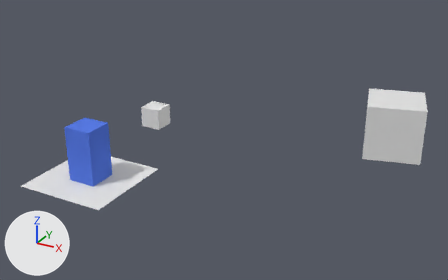
Before and after pictures for a commit that changed the Blender file Lib_Player.blend.
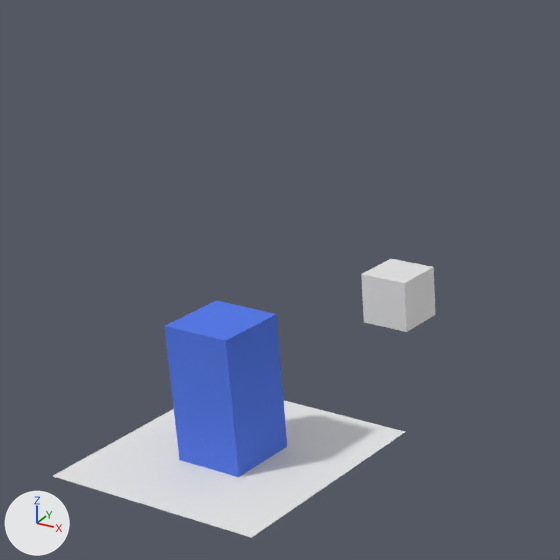
Each version appears first whole from a camera (50 mm lens) standing at (13.05, -14.37, 9.74) and looking at (3.62, 2.77, 1.17), and next in a close-up on the part from 0% to 49% of the width and 0% to 78% of the height. Lighting does not change. The marker at lower left points along +X, +Y and +Z.

The first close-up shows 'mira', 'player', 'shadowPlayer'.
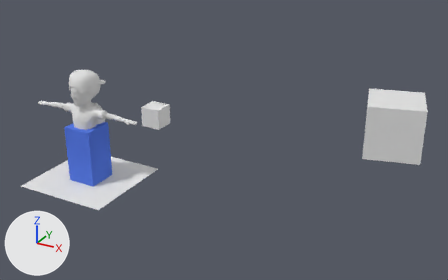
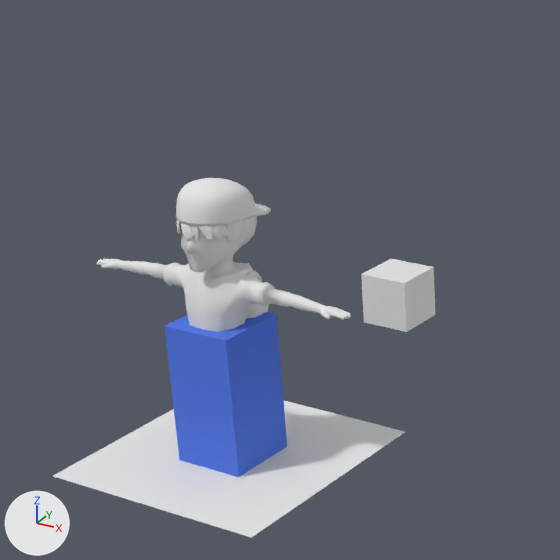
Commit message: Add model Character player

Patch to the scene script:
```diff
--- a/Lib_Player.blend.py
+++ b/Lib_Player.blend.py
@@ mat_hear @@
+mat_hear = diffuse_material('Hear')
+mat_hear.base_color = (0.8, 0.8, 0.8)  # white #e7e7e7
@@ mat_bodycharacter @@
+mat_bodycharacter = diffuse_material('BodyCharacter')
+mat_bodycharacter.base_color = (0.8, 0.8, 0.8)  # white #e7e7e7
@@ mat_cap @@
+mat_cap = diffuse_material('Cap')
+mat_cap.base_color = (0.8, 0.8, 0.8)  # white #e7e7e7
@@ me_cube_006_1 @@
+me_cube_006_1.from_pydata(...)  # 1964 vertices, 1808 faces; spans x -0.81..0.81, y -0.2..0.33, z 0.0..1.53
+me_cube_006_1.polygons.foreach_set('use_smooth', [True] * 1808)
+# faces by material slot: [1416, 140, 252]
+me_cube_006_1.materials.append(mat_bodycharacter)  # white #e7e7e7
+me_cube_006_1.materials.append(mat_cap)  # white #e7e7e7
+me_cube_006_1.materials.append(mat_hear)  # white #e7e7e7
@@ ob_player_1 @@
+ob_player_1 = bpy.data.objects.new('Player', me_cube_006_1)
+ob_player_1.location = (0.0, 0.0, 0.0)
+ob_player_1.scale = (2.53, 2.53, 2.53)
```

Where the change shows, as pixel boxes [x1, y1, x2, y2] in the close-ups (560 x 560 px):
'Player', added
    after: [97, 178, 351, 332]
    faces in mat_bodycharacter (white #e7e7e7): [97, 222, 351, 332]
    faces in mat_cap (white #e7e7e7): [176, 178, 271, 226]
    faces in mat_hear (white #e7e7e7): [176, 216, 257, 247]
